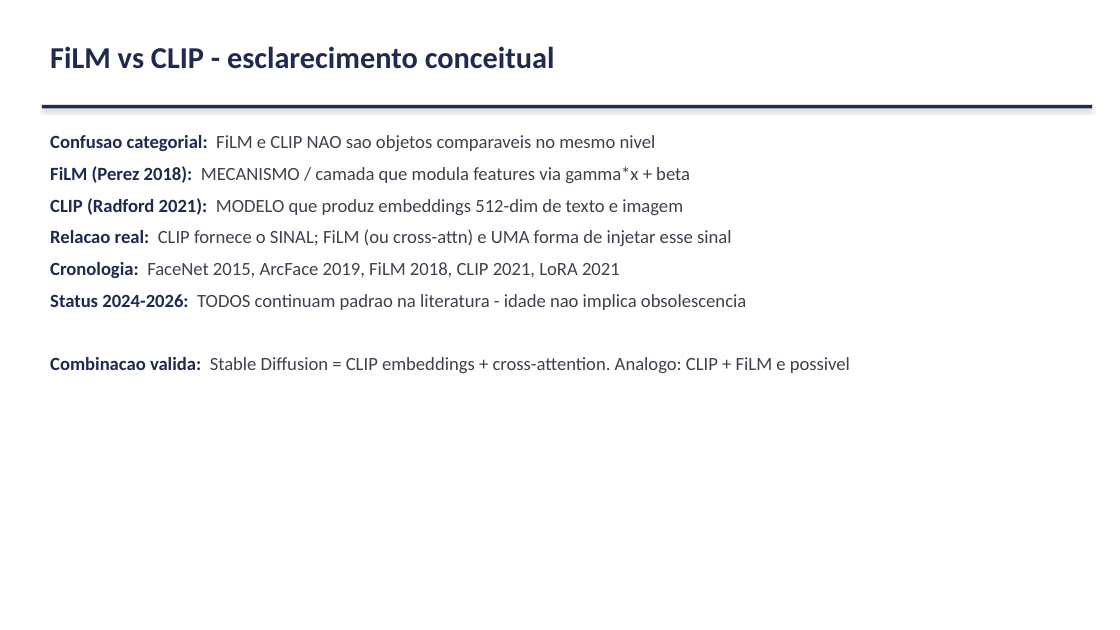
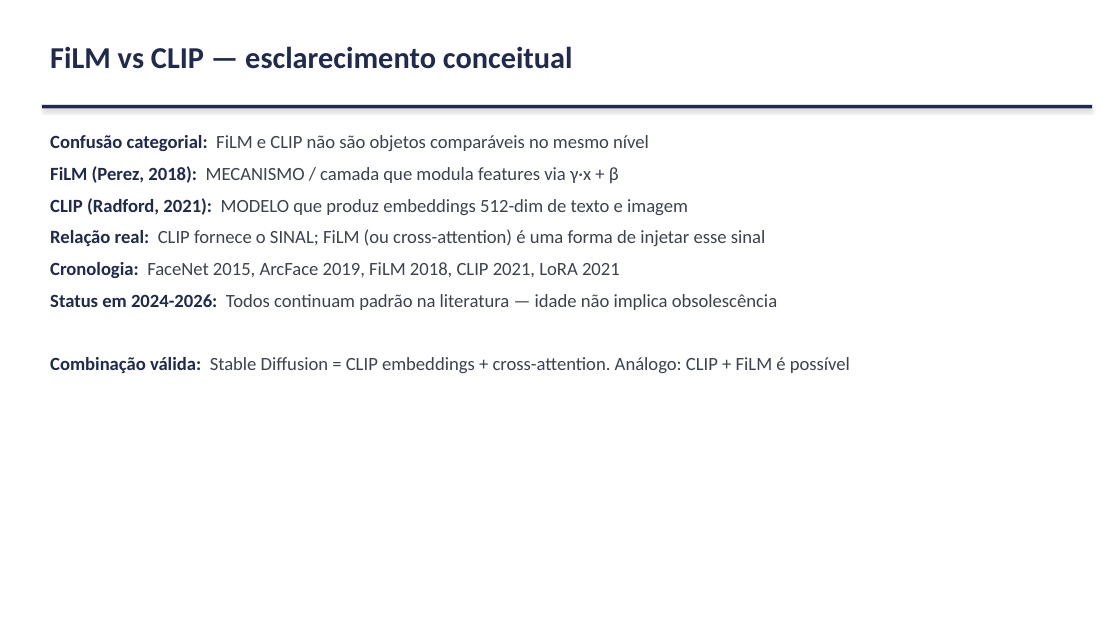
Before and after one commit to marcellozzetti/Facial-Recognition-Models-Mitigating-Bias, a slide deck: slide 16 of docs/ativo/material_reuniao_orientador_2026-06-15.pptx. Drawn at 1120x630 pixels with LibreOffice and Linux fonts; fonts in the diff are those of the drawing. Boxes give left, top, right and bottom in pixels: in the first picture for what was removed or moved away, otherwise in the second. Text is boxed around its words. In the diff, an @@ line names an element or a change of style, - is before the commit and + after.

```diff
--- a/docs/ativo/material_reuniao_orientador_2026-06-15.pptx
+++ b/docs/ativo/material_reuniao_orientador_2026-06-15.pptx
@@ text at bbox=[50, 46, 573, 69]: text changed @@
-FiLM vs CLIP - esclarecimento conceitual
+FiLM vs CLIP — esclarecimento conceitual
@@ text at bbox=[50, 135, 766, 246]: text changed @@
-Confusao categorial: FiLM e CLIP NAO sao objetos comparaveis no mesmo nivel
-FiLM (Perez 2018): MECANISMO / camada que modula features via gamma*x + beta
-CLIP (Radford 2021): MODELO que produz embeddings 512-dim de texto e imagem
-Relacao real: CLIP fornece o SINAL; FiLM (ou cross-attn) e UMA forma de injetar esse sinal
+Confusão categorial: FiLM e CLIP não são objetos comparáveis no mesmo nível
+FiLM (Perez, 2018): MECANISMO / camada que modula features via γ·x + β
+CLIP (Radford, 2021): MODELO que produz embeddings 512-dim de texto e imagem
+Relação real: CLIP fornece o SINAL; FiLM (ou cross-attention) é uma forma de injetar esse sinal
@@ text at bbox=[50, 294, 850, 373]: text changed @@
-Status 2024-2026: TODOS continuam padrao na literatura - idade nao implica obsolescencia
-Combinacao valida: Stable Diffusion = CLIP embeddings + cross-attention. Analogo: CLIP + FiLM e possivel
+Status em 2024-2026: Todos continuam padrão na literatura — idade não implica obsolescência
+Combinação válida: Stable Diffusion = CLIP embeddings + cross-attention. Análogo: CLIP + FiLM é possível
```
Also in this commit, not shown: 21 other slides changed, 1 slide added, 2 slides removed, 1 other file.
